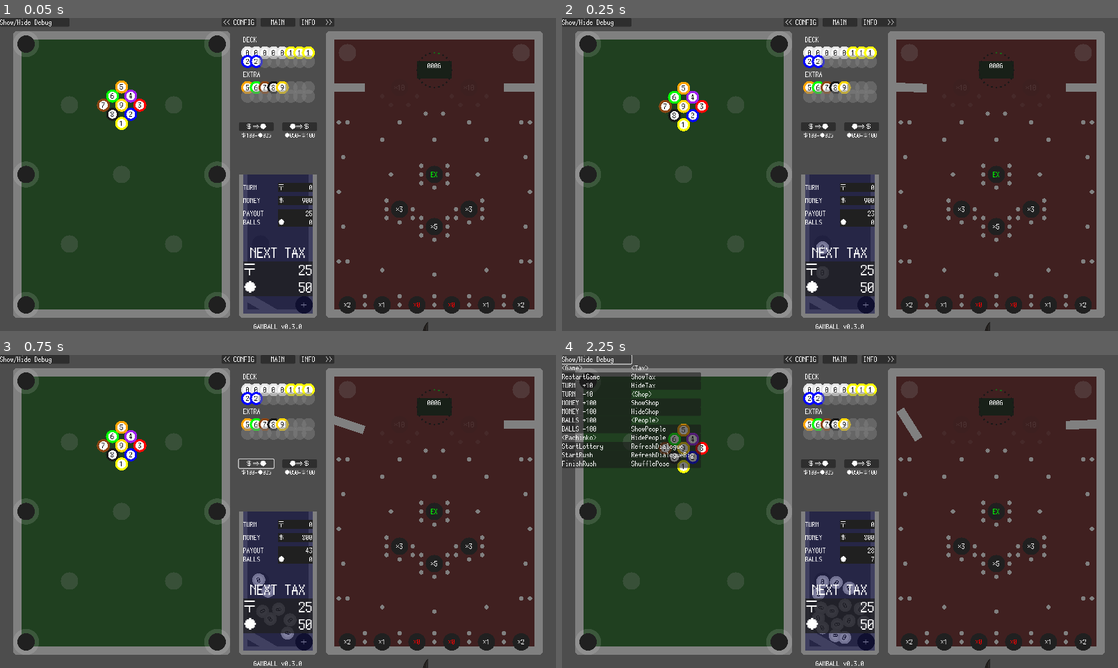
Above: before the commit, frames 1-4 (two rows, left to right).
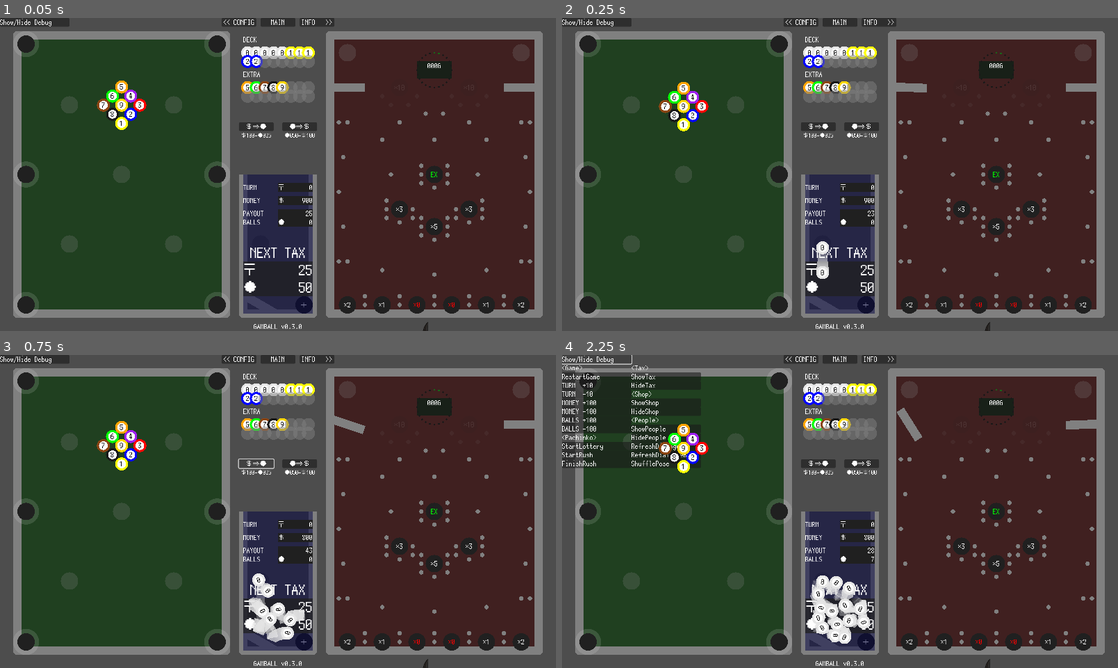
Above: after the commit, the same moments.

Repository: kamikoloss/gamball
Game: Godot game, scene res://scenes/main.tscn
The game is run twice, just before and just after one commit, with the same random seed, the same clock (stepped at 60 frames per second) and the same inputs. Sound files missing from this copy of the repository are replaced by a short silence.
Inputs:
- Up to frame 1 (0.05 s): no input
- Up to frame 2 (0.25 s): no input
- Up to frame 3 (0.75 s): click "＄⇒●" at 0.5 s
- Up to frame 4 (2.25 s): click "●⇒＄" at 1.25 s; click "Show/Hide Debug" at 2 s

Frame 1 is identical in both runs. In frame 2, 0.2% of the frame differs, in the area x 45-48%, y 71-84%; in frame 3, 1.0%; in frame 4, 2.0%, in the area x 17-56%, y 22-93%.

Commit message:
ボールに残像をつけてみた

Diff:
--- a/scenes/ball.tscn
+++ b/scenes/ball.tscn
@@ -12,7 +12,12 @@
 
 [sub_resource type="CircleShape2D" id="CircleShape2D_awq4m"]
 
-[node name="Ball" type="RigidBody2D" node_paths=PackedStringArray("_main_texture", "_inner_texture", "_mask_texture", "_level_label", "_hole_area")]
+[sub_resource type="Curve" id="Curve_pexpb"]
+_data = [Vector2(0, 1), 0.0, -0.5, 0, 1, Vector2(1, 0.5), -0.5, 0.0, 1, 0]
+point_count = 2
+
+[node name="Ball" type="RigidBody2D" node_paths=PackedStringArray("_main_texture", "_inner_texture", "_mask_texture", "_level_label", "_hole_area", "_trail_line")]
+z_index = 2
 physics_material_override = SubResource("PhysicsMaterial_nh6hv")
 contact_monitor = true
 max_contacts_reported = 4
@@ -22,6 +27,7 @@
 _mask_texture = NodePath("Mask")
 _level_label = NodePath("Level")
 _hole_area = NodePath("Area2D")
+_trail_line = NodePath("Line2D")
 
 [node name="Main" type="TextureRect" parent="."]
 self_modulate = Color(0.501961, 0.501961, 0.501961, 1)
@@ -97,3 +103,9 @@
 
 [node name="CollisionShape2D" type="CollisionShape2D" parent="Area2D"]
 shape = SubResource("CircleShape2D_awq4m")
+
+[node name="Line2D" type="Line2D" parent="."]
+top_level = true
+z_index = 1
+width = 30.0
+width_curve = SubResource("Curve_pexpb")
--- a/scripts/ball.gd
+++ b/scripts/ball.gd
@@ -6,6 +6,8 @@
 enum Rarity { Common, Rare, Epic, Legendary }
 
 
+# 残像の頂点数
+const TRAIL_MAX_LENGTH = 16
 # 特殊なボール番号
 const BALL_LEVEL_EMPTY_SLOT = -1
 
@@ -27,15 +29,29 @@
 @export var _mask_texture: TextureRect # ボールが有効化されるまで全体を覆う部分
 @export var _level_label: Label
 @export var _hole_area: Area2D
+@export var _trail_line: Line2D
 
 
 var rarity: Rarity = Rarity.Common # ボールのレア度
 var is_active = true # 他のボールにぶつかって有効化されたかどうか
 
 
+var _trail_points: Array = []
+
+
 func _ready() -> void:
 	body_entered.connect(_on_body_entered)
 	refresh_view()
+
+
+func _process(delta: float) -> void:
+	_trail_points.push_front(self.position)
+	if TRAIL_MAX_LENGTH < _trail_points.size():
+		_trail_points.pop_back()
+	_trail_line.clear_points()
+	_trail_line.rotation = 0.0
+	for point in _trail_points:
+		_trail_line.add_point(point)
 
 
 # 自身の見た目を更新する
@@ -62,6 +78,16 @@
 		collision_layer = 0
 		_hole_area.monitoring = false
 
+	# 残像
+	var gradient = Gradient.new()
+	if not is_active:
+		gradient.set_color(0, BALL_COLORS[0])
+		gradient.set_color(1, Color(BALL_COLORS[0], 0))
+	else:
+		gradient.set_color(0, BALL_COLORS[level])
+		gradient.set_color(1, Color(BALL_COLORS[level], 0))
+	_trail_line.gradient = gradient
+
 
 func _on_body_entered(body: Node) -> void:
 	# 他の Ball にぶつかったとき
Not shown: 1 places in scenes/ball.tscn that only renumber resources
